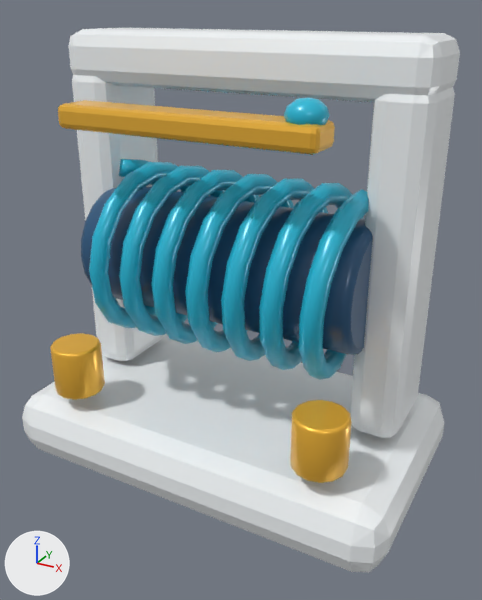
Before and after pictures for a commit that changed the Blender file art/catalog/relay/relay.blend.
Both versions are drawn from a 50 mm camera at (1.45, -2.55, 2.13) aimed at (0.07, -0.03, 0.88). The lights are fixed; the arrows at lower left show +X, +Y and +Z. The first picture is the older version.

The first picture shows 'relay__Contact_gold_02', 'relay__Contact_teal_05', 'relay__Fixed_dark_01', 'relay__Fixed_gold_03', 'relay__Fixed_pearl_04', 'relay__Winding_teal_06'.
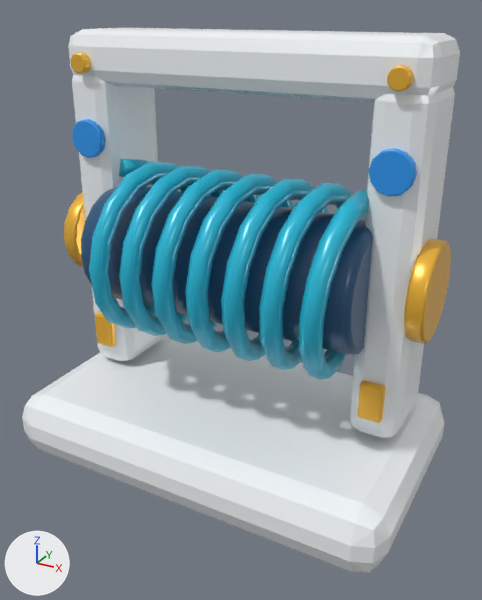
The change in detail:
Material 'blue' (mat_blue) is new.
Its base color is (0.0296, 0.319, 0.863) (blue #3099ef).
Its metallic is 0.05.
Its roughness is 0.3.
me_relay__fixed_gold_03 is used by ob_relay__fixed_gold_03; location (0.0, -0.41, 0.52).
me_relay__fixed_gold_03 had 168 vertices, 328 faces and spanned x -0.76..0.76, y -0.12..0.12, z -0.12..0.12.
me_relay__fixed_gold_03 now has 584 vertices, 1144 faces and spans x -0.93..0.93, y -0.22..0.22, z -0.74..0.74.
me_relay__fixed_gold_03 part 1: 84 vertices removed from x -0.76..-0.52, y -0.12..0.12, z -0.12..0.12; 152 vertices added at x -0.93..-0.69, y -0.22..0.22, z -0.74..0.06.
me_relay__fixed_gold_03 part 2: 84 vertices removed from x 0.52..0.76, y -0.12..0.12, z -0.12..0.12; 152 vertices added at x 0.69..0.93, y -0.22..0.22, z -0.74..0.06.
me_relay__fixed_gold_03 part 3: 140 vertices added at x -0.78..-0.7, y -0.2..-0.15, z 0.65..0.74.
me_relay__fixed_gold_03 part 4: 140 vertices added at x 0.7..0.78, y -0.2..-0.15, z 0.65..0.74.
Mesh me_relay__fixed_blue_01 is new.
It has 144 vertices, 280 faces and spans x -0.83..0.83, y -0.02..0.02, z -0.09..0.09.
It uses material mat_blue (blue #3099ef).
Object 'relay__Fixed_gold_03' (ob_relay__fixed_gold_03) moves from (0.0, -0.41, 0.52) to (0.0, 0.1, 1.202).
Object 'relay__Contact_gold_02' (ob_relay__contact_gold_02) is deleted.
Object 'relay__Contact_teal_05' (ob_relay__contact_teal_05) is deleted.
Object 'relay__Fixed_blue_01' (ob_relay__fixed_blue_01) is new; it shows me_relay__fixed_blue_01.
Its location is (0.0, -0.07, 1.56).

Changed parts and their boxes (x1, y1, x2, y2) in the pictures (482 x 600 px; the box of a moved part takes in the faces that stretch with it):
'relay__Fixed_gold_03', reshaped, moved (28% wider, 146% taller): before (50, 333, 352, 483); after (64, 53, 451, 423)
'relay__Contact_gold_02', deleted (orange): before (58, 100, 335, 155)
'relay__Fixed_blue_01', added: after (72, 119, 417, 197)
'relay__Contact_teal_05', deleted (cyan): before (284, 97, 330, 125)
part 1 of me_relay__fixed_gold_03, moved or reshaped: before (50, 333, 105, 400); after (64, 192, 116, 347)
part 2 of me_relay__fixed_gold_03, moved or reshaped: before (290, 400, 352, 483); after (357, 239, 451, 423)
part 3 of me_relay__fixed_gold_03, added: after (71, 53, 91, 73)
part 4 of me_relay__fixed_gold_03, added (orange): after (387, 65, 414, 92)
